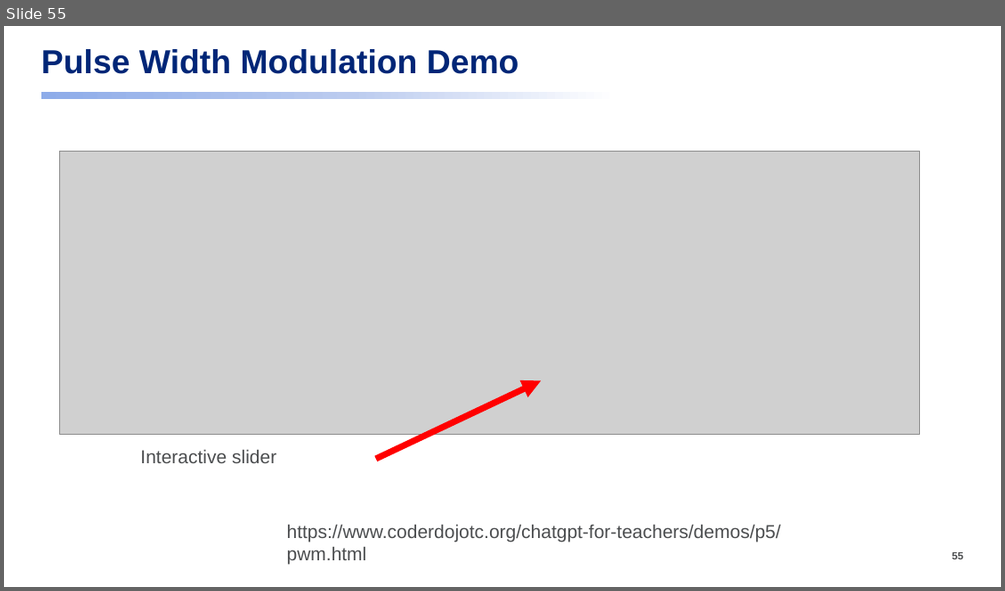
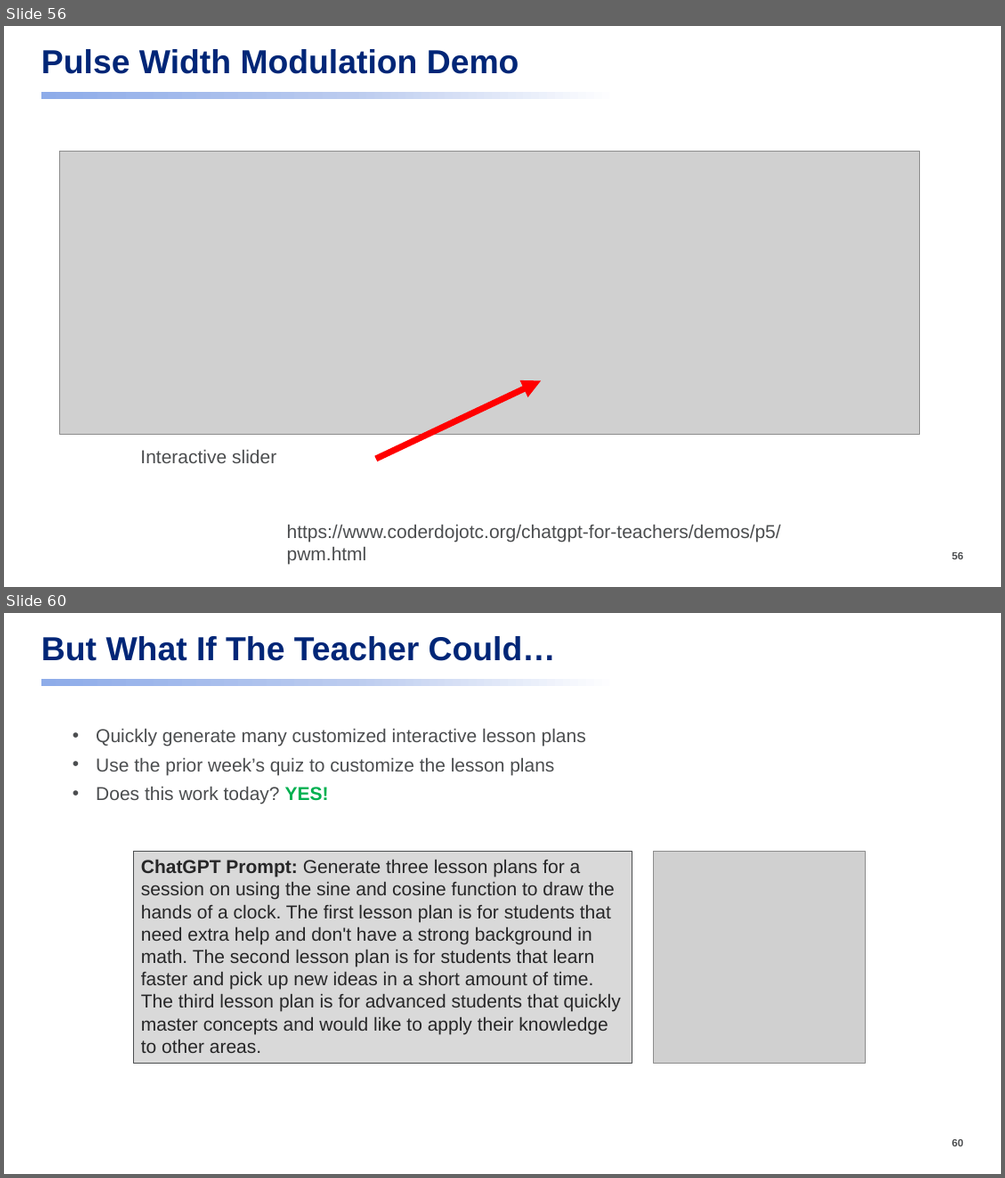
Before and after one commit to dmccreary/prompt-class, a slide deck: slides/Applied-AI-Class.pptx. Shown one above the other, each under a label of ours: slide 55 before the commit, slides 56 and 60 after it; the slides between them are not shown. The pictures are 1005x591 and 1005x1178 pixels, drawn with LibreOffice and Linux fonts; fonts in the diff are those of the drawing; grey boxes stand for pictures. Boxes give left, top, right and bottom in pixels: in the first picture for what was removed or moved away, otherwise in the second. Text is boxed around its words. In the diff, an @@ line names an element or a change of style, - is before the commit and + after.

```diff
--- a/slides/Applied-AI-Class.pptx
+++ b/slides/Applied-AI-Class.pptx
@@ slide 60 added at [4,613,1001,1174], background #FFFFFF; not listed: 2 template elements that a slide beside it also shows @@
@@ title added at [41,636,556,661], 32 pt, text #002677, bold @@
+But What If The Teacher Could…
@@ text added at [96,729,586,803], 18 pt, text #4B4D4F @@
+• Quickly generate many customized interactive lesson plans
+• Use the prior week’s quiz to customize the lesson plans
+• Does this work today? YES!
@@ rectangle added at [133,852,631,1063], fill #D9D9D9, outline #4B4D4F 0.25 pt, 18 pt, text #262728 @@
+ChatGPT Prompt: Generate three lesson plans for a session on using the sine and cosine function to draw the hands of a clock. The first lesson plan is for students that need extra help and don't have a strong background in math. The second lesson plan is for students that learn faster and pick up new ideas in a short amount of time. The third lesson plan is for advanced students that quickly master concepts and would like to apply their knowledge to other areas.
@@ picture added at [654,852,866,1063] @@
@@ what was slide 55 is now slide 56 @@
```
Also in this commit, not shown: 2 slides changed, 5 other slides added, 6 other files.
